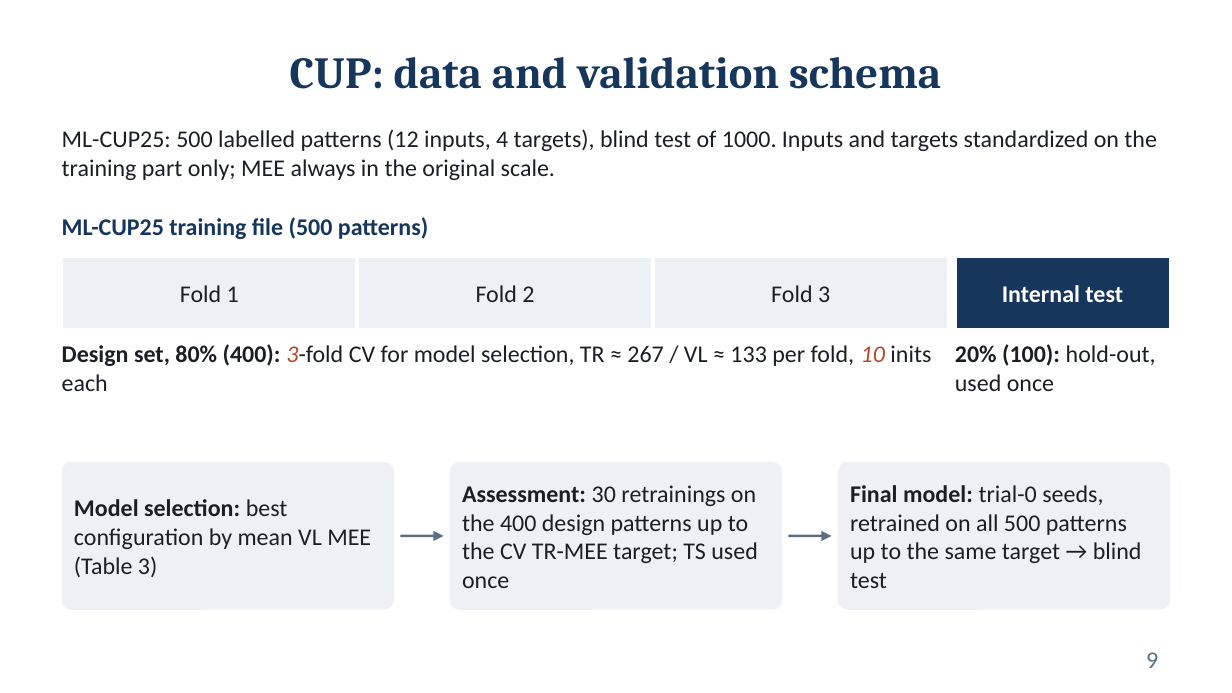
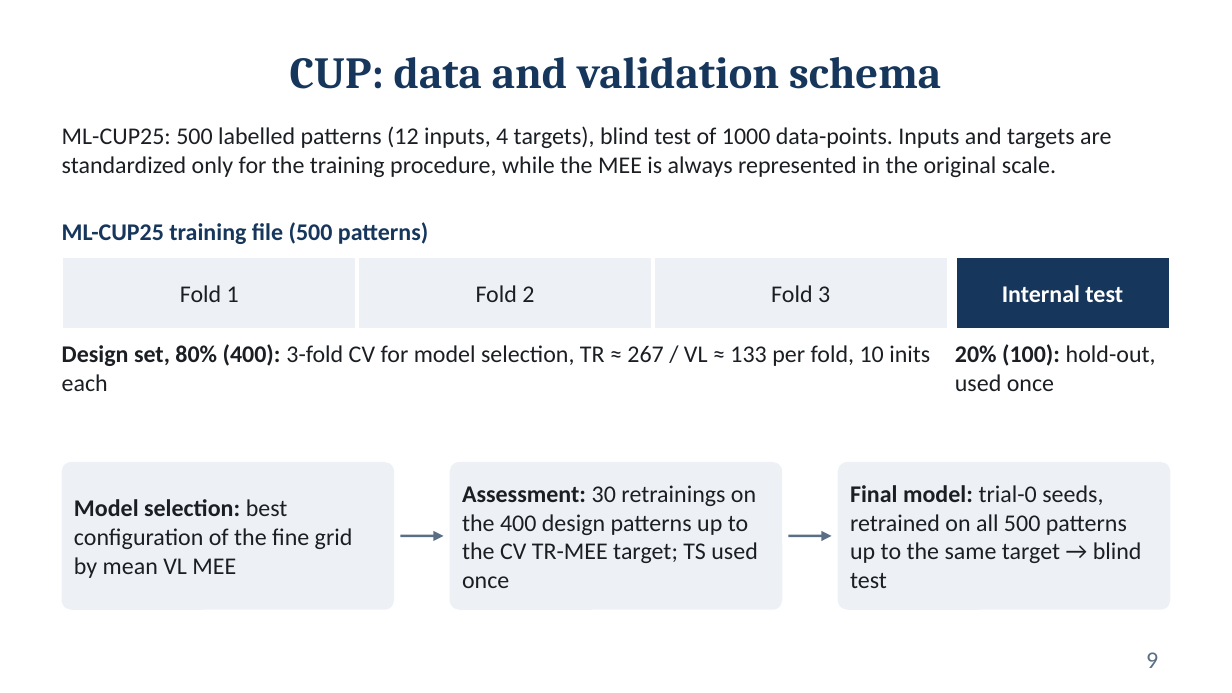
Before and after one commit to Fred-ef/ml_proj, a slide deck: slide 9 of Federico_Cristofaro_ML-2025_slides.pptx. Drawn at 1232x693 pixels with LibreOffice and Linux fonts; fonts in the diff are those of the drawing. Boxes give left, top, right and bottom in pixels: in the first picture for what was removed or moved away, otherwise in the second. Text is boxed around its words. In the diff, an @@ line names an element or a change of style, - is before the commit and + after.

```diff
--- a/Federico_Cristofaro_ML-2025_slides.pptx
+++ b/Federico_Cristofaro_ML-2025_slides.pptx
@@ text at (62,126,1111,177): text changed @@
-ML-CUP25: 500 labelled patterns (12 inputs, 4 targets), blind test of 1000. Inputs and targets standardized on the training part only; MEE always in the original scale.
+ML-CUP25: 500 labelled patterns (12 inputs, 4 targets), blind test of 1000 data-points. Inputs and targets are standardized only for the training procedure, while the MEE is always represented in the original scale.
@@ text "ML-CUP25 training file (500 patterns)": place and size @@
-text "ML-CUP25 training file (500 patterns)" at (62,217,428,239)
+text "ML-CUP25 training file (500 patterns)" at (62,222,428,244)
@@ text "Design set, 80% (400): 3-fold ..." at (62,344,930,391): text colour #B5482F to #1B1F24, italic off in "3-fold 10" @@
@@ text at (74,499,353,578): text changed @@
-Model selection: best configuration by mean VL MEE (Table 3)
+Model selection: best configuration of the fine grid by mean VL MEE
```
Also in this commit, not shown: 9 other slides changed, 5 slides added, 10 slides removed, 1 other file.
